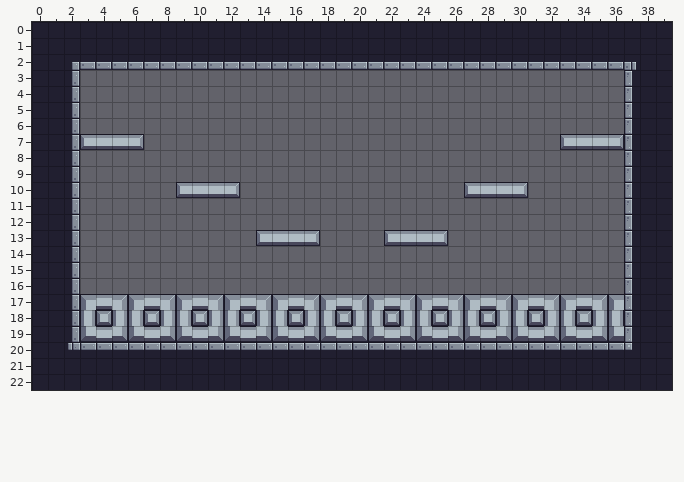
One commit to this Tiled map: assets/tiles/level_02.tmx. Above, as it was before the edit.
Cells are 16x16 px. Shown: x 0..39, y 0..22.
The result:
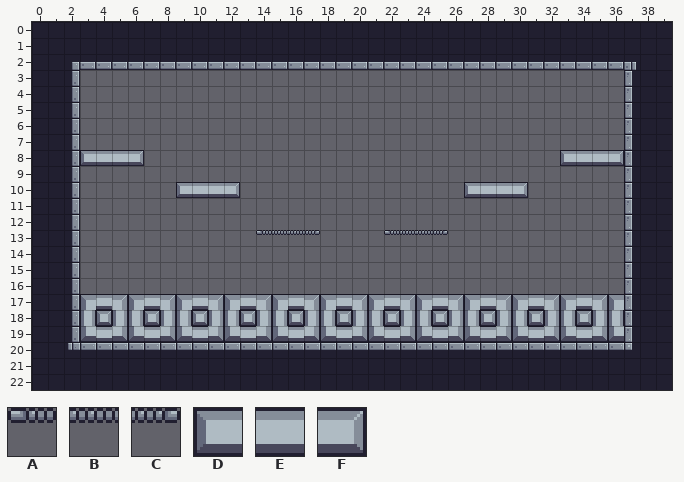
Key: from "ChickenGame": A 61, B 62, C 63, D 100, E 101, F 102.
_ is an empty cell.
From old to new:
{"where": "layer \"background\""}
{"y":7,"x":3,"old":"DEEF","new":"____"}
{"y":7,"x":33,"old":"DEEF","new":"____"}
{"y":8,"x":3,"old":"____","new":"DEEF"}
{"y":8,"x":33,"old":"____","new":"DEEF"}
{"y":13,"x":14,"old":"DEEF","new":"ABBC"}
{"y":13,"x":22,"old":"DEEF","new":"ABBC"}
{"label":"changed","picture_box":[80,134,144,166]}
{"label":"changed","picture_box":[560,134,624,166]}
{"label":"changed","picture_box":[256,230,320,246]}
{"label":"changed","picture_box":[384,230,448,246]}
